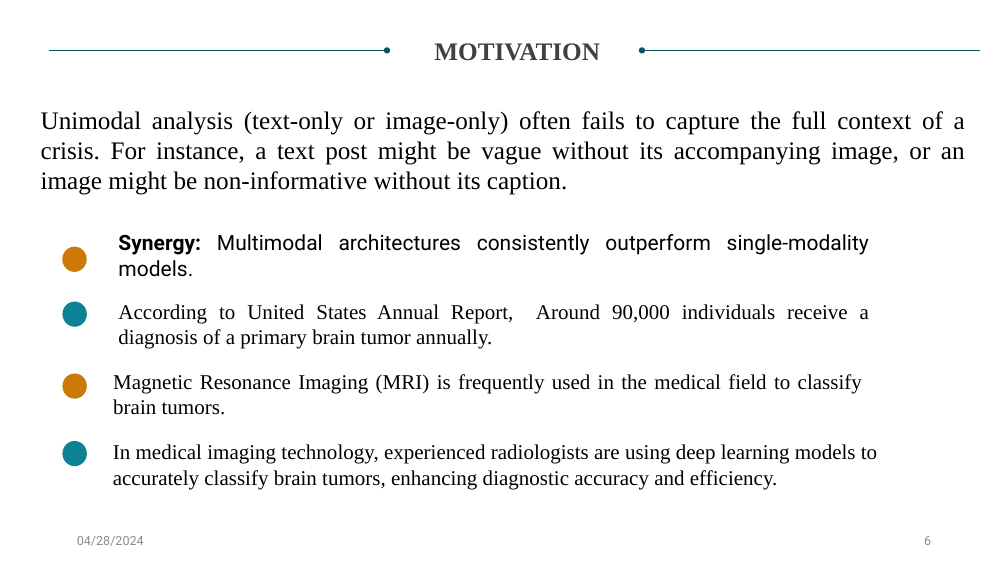
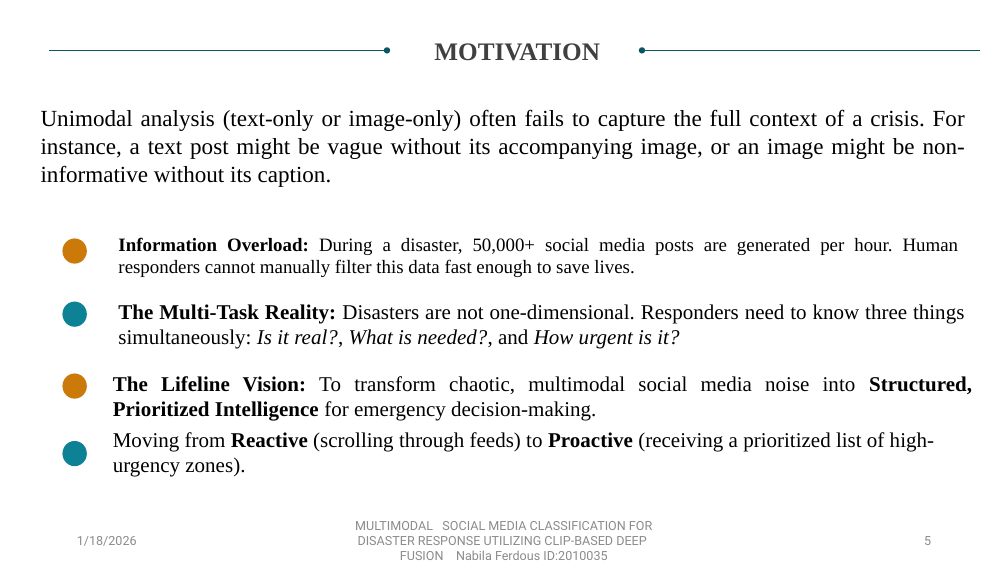
Before and after one commit to NabilaFerdousPrapty/LifeLine, a slide deck: slide 5 of proposal/2010035.pptx (slide 6 before the commit). Drawn at 1008x567 pixels with LibreOffice and Linux fonts; fonts in the diff are those of the drawing. Boxes give left, top, right and bottom in pixels: in the first picture for what was removed or moved away, otherwise in the second. Text is boxed around its words. In the diff, an @@ line names an element or a change of style, - is before the commit and + after.

```diff
--- a/proposal/2010035.pptx
+++ b/proposal/2010035.pptx
@@ text "Unimodal analysis (text-only or image-only) ..." at (41, 109, 965, 187): size 24 to 22 pt @@
@@ ellipse: place and size @@
-ellipse at (62, 247, 86, 271)
+ellipse at (63, 238, 87, 263)
@@ text at (118, 237, 959, 277): text changed; size 20 to 18 pt; font Roboto to Times New Roman @@
-Synergy: Multimodal architectures consistently outperform single-modality models.
+Information Overload: During a disaster, 50,000+ social media posts are generated per hour. Human responders cannot manually filter this data fast enough to save lives.
@@ text at (118, 304, 964, 349): text changed @@
-According to United States Annual Report, Around 90,000 individuals receive a diagnosis of a primary brain tumor annually.
+The Multi-Task Reality: Disasters are not one-dimensional. Responders need to know three things simultaneously: Is it real?, What is needed?, and How urgent is it?
@@ text at (113, 376, 972, 421): text changed @@
-Magnetic Resonance Imaging (MRI) is frequently used in the medical field to classify brain tumors.
+The Lifeline Vision: To transform chaotic, multimodal social media noise into Structured, Prioritized Intelligence for emergency decision-making.
@@ text at (113, 432, 934, 477): text changed @@
-In medical imaging technology, experienced radiologists are using deep learning models to accurately classify brain tumors, enhancing diagnostic accuracy and efficiency.
+Moving from Reactive (scrolling through feeds) to Proactive (receiving a prioritized list of high-urgency zones).
@@ text at (77, 536, 137, 546): text changed @@
-04/28/2024
+1/18/2026
@@ text added at (355, 521, 652, 560), 12 pt, text #8C8C8C @@
+MULTIMODAL SOCIAL MEDIA CLASSIFICATION FOR DISASTER RESPONSE UTILIZING CLIP-BASED DEEP FUSION Nabila Ferdous ID:2010035
@@ page number at (924, 536, 931, 545): text changed @@
-6
+5
```
Also in this commit, not shown: 22 other slides changed, 6 slides added, 13 slides removed.
